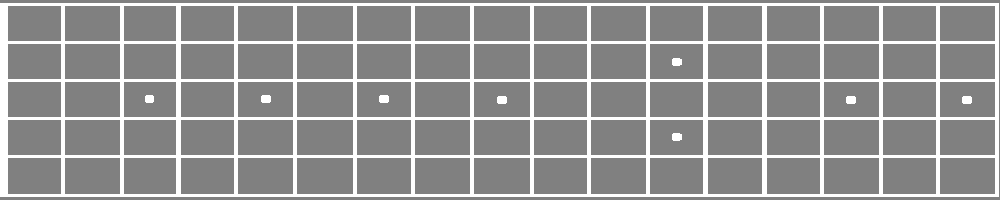
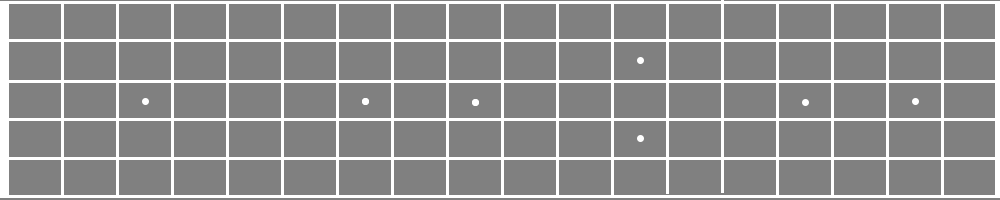
Layers edited between the first and the second 1000 × 200 image:
added layer "Rectangle 2 copy 5" above "Rectangle 2 copy 4" over [0, 195, 1000, 198]
added layer "Rectangle 2 copy 4" above "Rectangle 2 copy 3" over [8, 157, 1000, 160]
added layer "Rectangle 2 copy 3" above "Rectangle 2 copy 2" over [8, 120, 995, 121]
added layer "Rectangle 2 copy 2" above "Rectangle 2 copy" over [8, 82, 995, 83]
added layer "Rectangle 2 copy" above "Rectangle 2" over [8, 39, 1000, 42]
added layer "Rectangle 2" above "Rectangle 1 copy 18" over [0, 1, 1000, 4]
added layer "Rectangle 1 copy 17" above "Rectangle 1 copy 16" over [941, 6, 944, 194]
added layer "Rectangle 1 copy 16" above "Rectangle 1 copy 15" over [886, 6, 889, 194]
added layer "Rectangle 1 copy 15" above "Rectangle 1 copy 14" over [831, 6, 834, 194]
added layer "Rectangle 1 copy 14" above "Rectangle 1 copy 13" over [776, 6, 779, 194]
added layer "Rectangle 1 copy 13" above "Rectangle 1 copy 12" over [721, 0, 724, 193]
added layer "Rectangle 1 copy 12" above "Rectangle 1 copy 11" over [666, 1, 669, 194]
added layer "Rectangle 1 copy 11" above "Rectangle 1 copy 10" over [611, 6, 614, 194]
added layer "Rectangle 1 copy 10" above "Rectangle 1 copy 9" over [556, 6, 559, 194]
added layer "Rectangle 1 copy 9" above "Rectangle 1 copy 8" over [501, 6, 504, 194]
added layer "Rectangle 1 copy 8" above "Rectangle 1 copy 7" over [446, 6, 449, 194]
added layer "Rectangle 1 copy 7" above "Rectangle 1 copy 6" over [391, 6, 394, 194]
added layer "Rectangle 1 copy 6" above "Rectangle 1 copy 5" over [336, 6, 339, 194]
renamed "Rectangle 2 copy 6" to "Rectangle 1 copy 5", moved it above "Rectangle 1 copy 4", painted on it, masked it over [281, 6, 284, 194]
added layer "Rectangle 1 copy 4" above "Rectangle 1 copy 3" over [226, 6, 229, 194]
added layer "Rectangle 1" above "Layer 1" over [0, 1, 9, 194]
hid "Layer 1", painted on it over [0, 0, 1000, 198]
…and 12 more changes (12 added)
